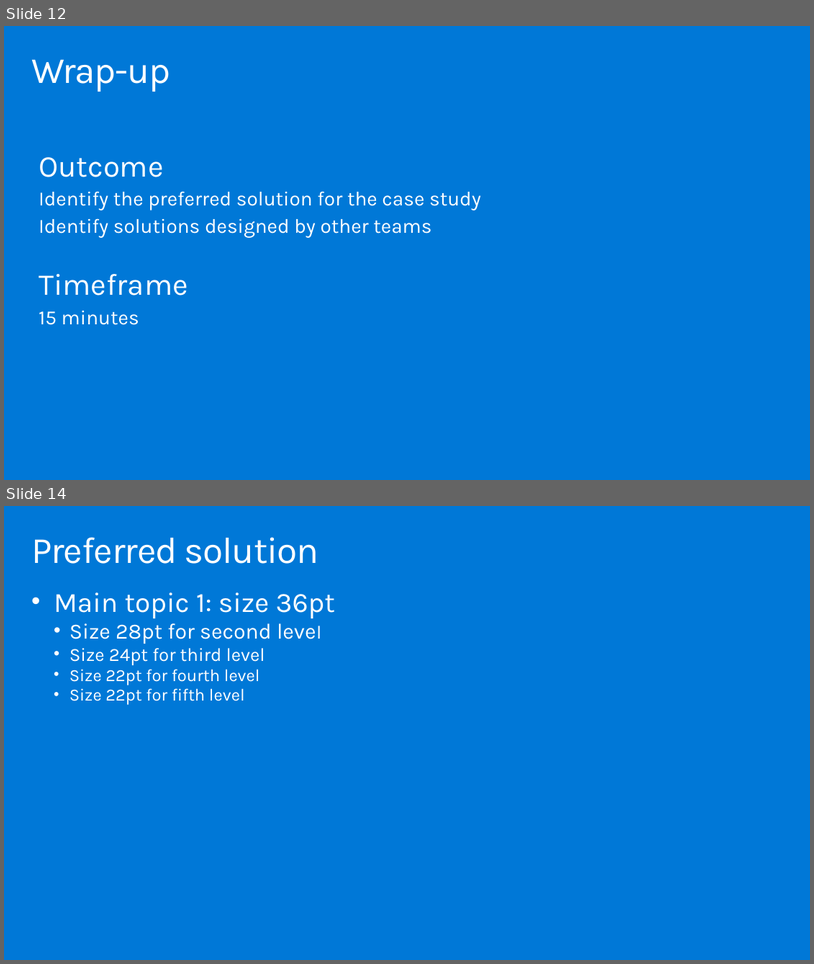
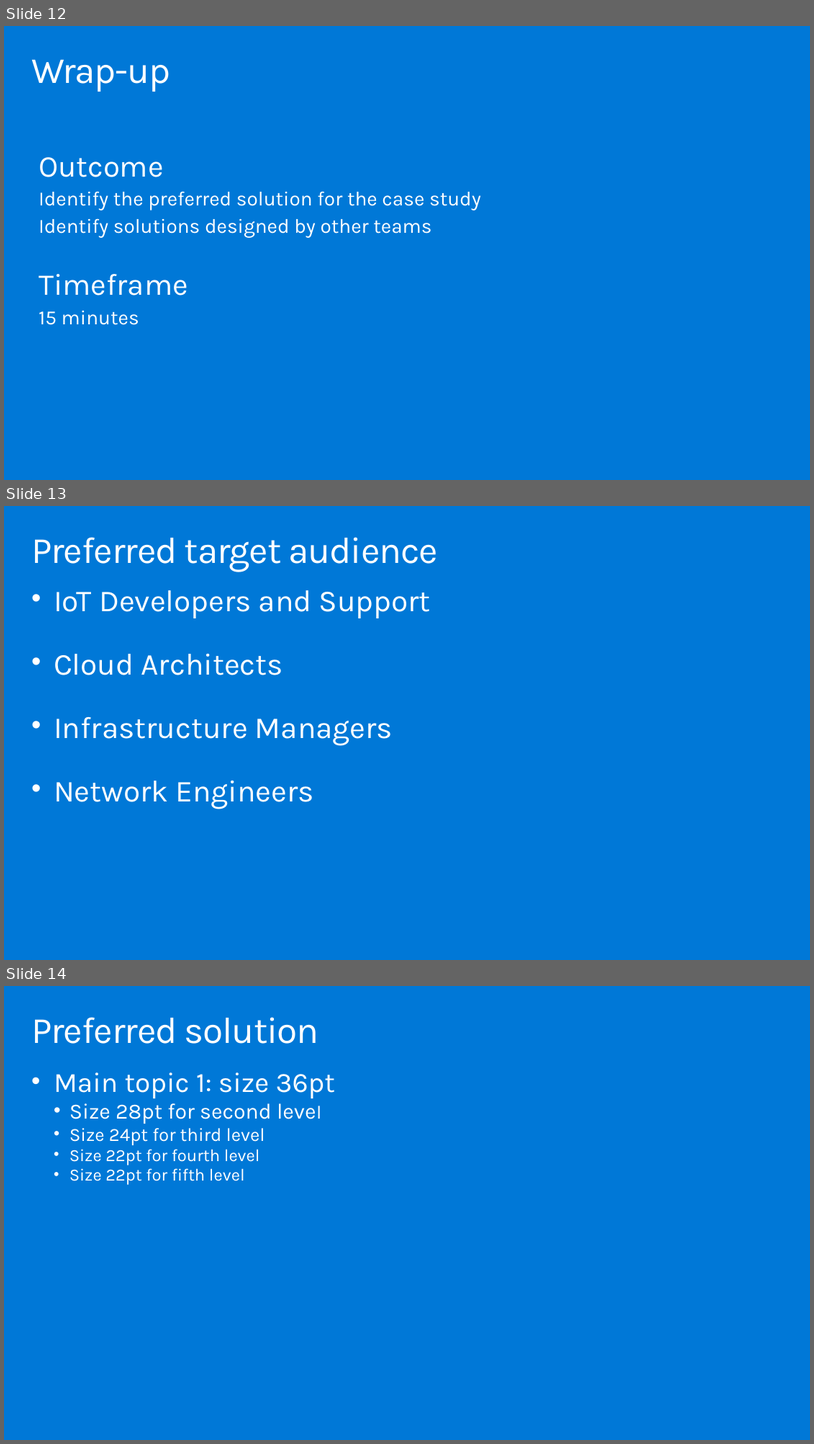
Before and after one commit to solliancenet/MCW-Securing-the-IoT-end-to-end, a slide deck: Whiteboard design session/WDS trainer presentation - Securing the IoT end to end.pptx. Shown one above the other, each under a label of ours: slides 12 and 14 before the commit, slides 12, 13 and 14 after it; the slides between them are not shown. The pictures are 814x964 and 814x1444 pixels, drawn with LibreOffice and Linux fonts; fonts in the diff are those of the drawing. Boxes give left, top, right and bottom in pixels: in the first picture for what was removed or moved away, otherwise in the second. Text is boxed around its words. In the diff, an @@ line names an element or a change of style, - is before the commit and + after.

```diff
--- a/Whiteboard design session/WDS trainer presentation - Securing the IoT end to end.pptx
+++ b/Whiteboard design session/WDS trainer presentation - Securing the IoT end to end.pptx
@@ slide 13 added at bbox=[4, 506, 810, 960], background #0078D7 @@
@@ title added at bbox=[31, 537, 438, 572], 44.1 pt, text #FFFFFF @@
+Preferred target audience
@@ text added at bbox=[54, 590, 431, 808], 36.3 pt, text #FFFFFF @@
+• IoT Developers and Support
+• Cloud Architects
+• Infrastructure Managers
+• Network Engineers
```
Also in this commit, not shown: 2 other slides added, 12 slides removed, 1 other file.
